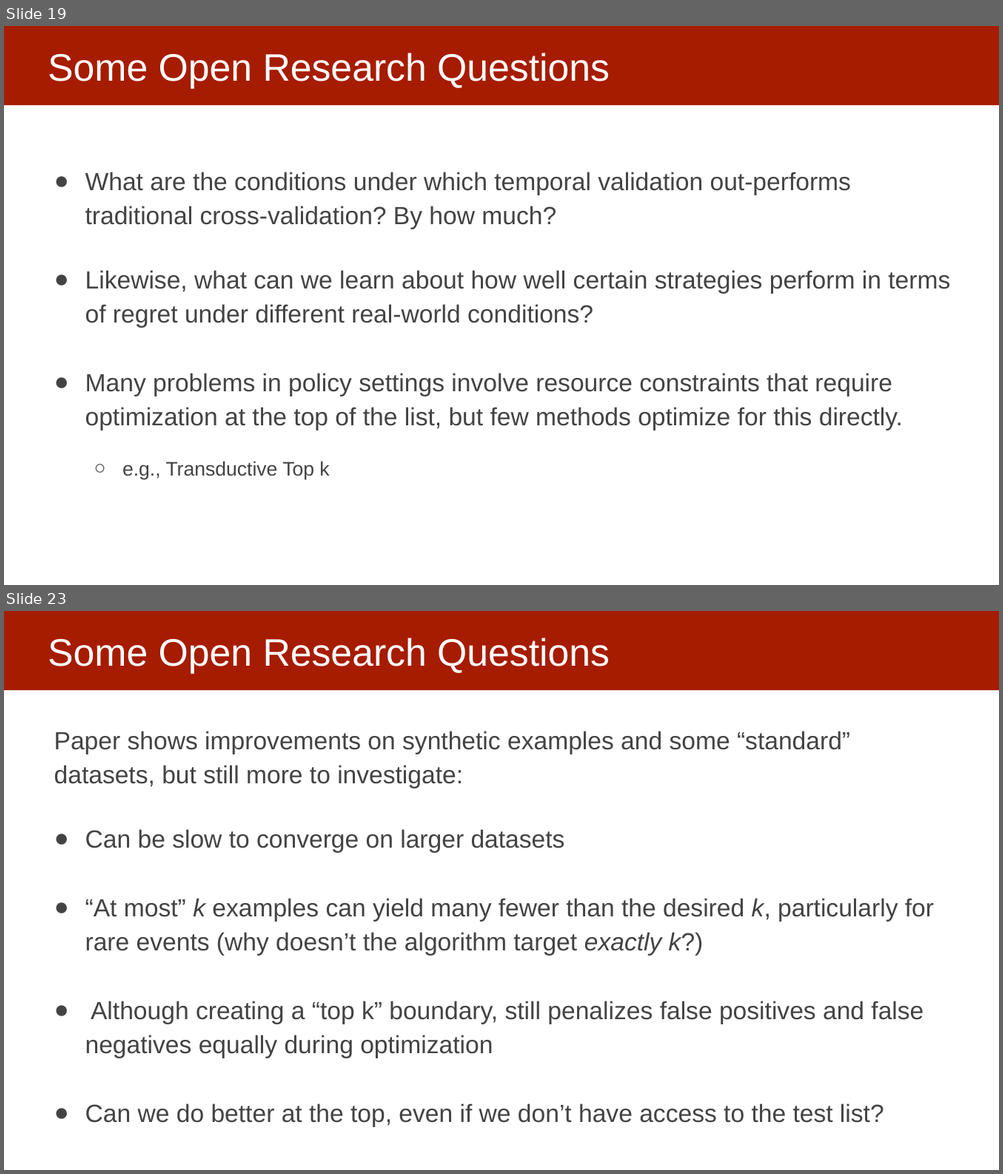
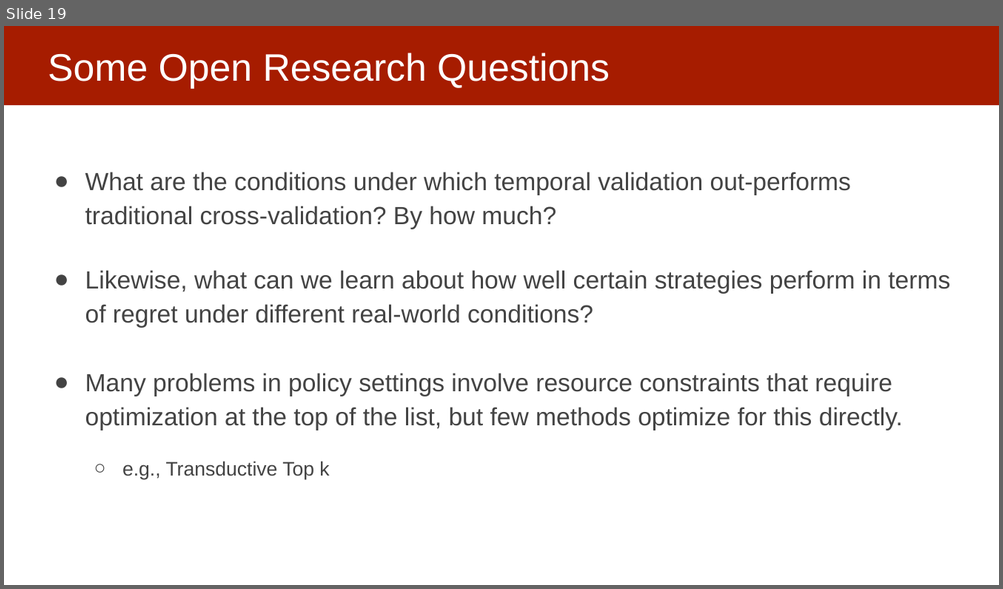
Before and after one commit to dssg/MLinPractice, a slide deck: Lectures/Lecture11-Module1Review.pptx. Shown one above the other, each under a label of ours: slides 19 and 23 before the commit, slide 19 after it; the slides between them are not shown. The pictures are 1003x1174 and 1003x589 pixels, drawn with LibreOffice and Linux fonts; fonts in the diff are those of the drawing. Boxes give left, top, right and bottom in pixels: in the first picture for what was removed or moved away, otherwise in the second. Text is boxed around its words. In the diff, an @@ line names an element or a change of style, - is before the commit and + after.

```diff
--- a/Lectures/Lecture11-Module1Review.pptx
+++ b/Lectures/Lecture11-Module1Review.pptx
@@ slide 23 removed at <box>4,611,999,1170</box>, background #FFFFFF; not listed: 1 template element that a slide beside it also shows @@
@@ title removed at <box>48,638,609,674</box> @@
-Some Open Research Questions
@@ text removed at <box>54,731,933,1128</box> @@
-Paper shows improvements on synthetic examples and some “standard” datasets, but still more to investigate:
-● Can be slow to converge on larger datasets
-● “At most” k examples can yield many fewer than the desired k, particularly for rare events (why doesn’t the algorithm target exactly k?)
-● Although creating a “top k” boundary, still penalizes false positives and false negatives equally during optimization
-● Can we do better at the top, even if we don’t have access to the test list?
```
Also in this commit, not shown: 3 slides changed, 3 other slides removed.
